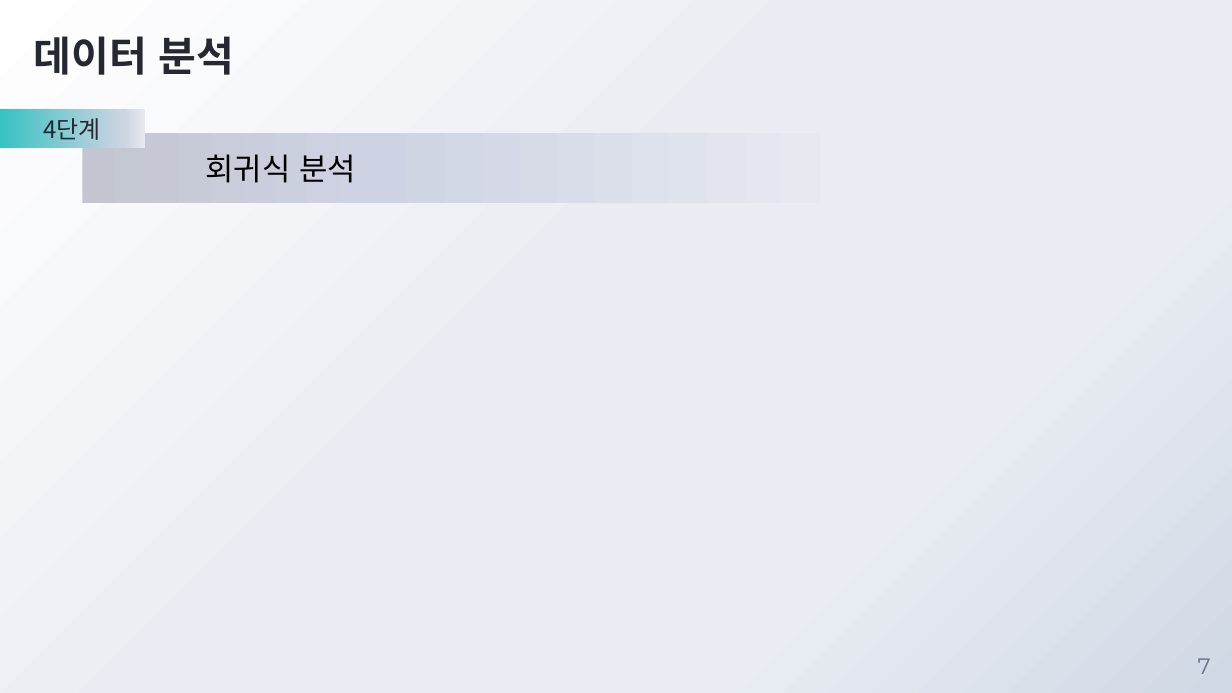
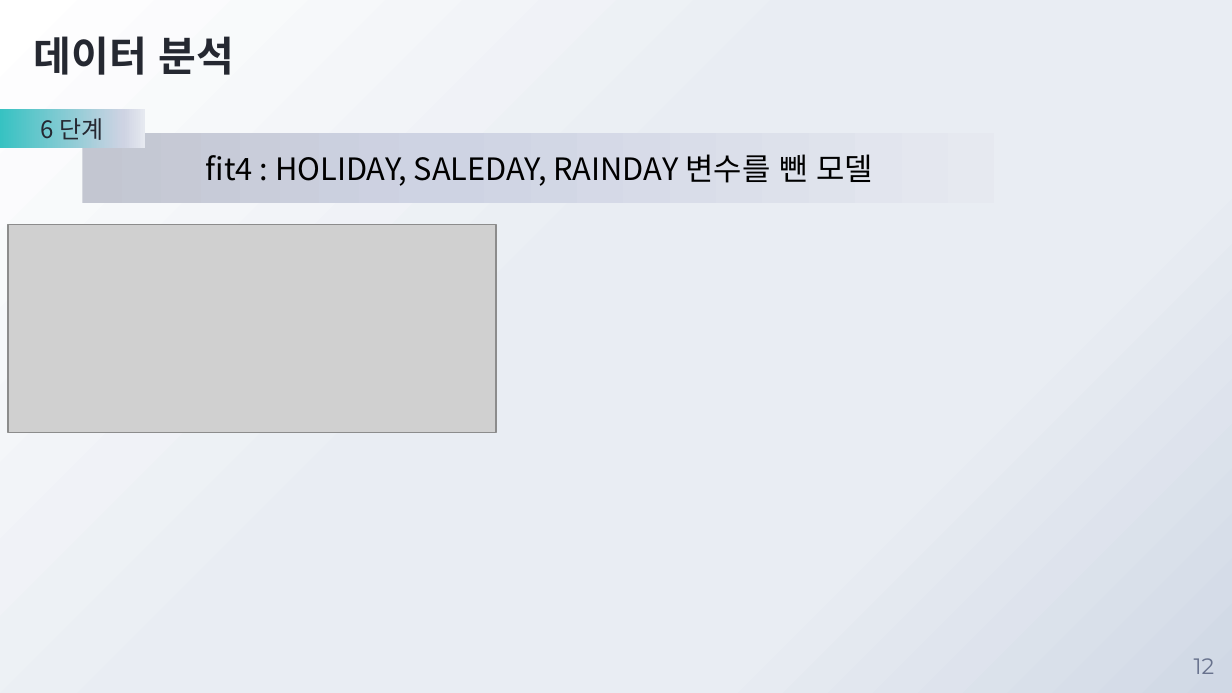
Before and after one commit to JadenChoi94/MachineLearning_Basic, a slide deck: slide 12 of 4조 비타민음료 발표.pptx (slide 7 before the commit). Drawn at 1232x693 pixels with LibreOffice and Linux fonts; fonts in the diff are those of the drawing; grey boxes stand for pictures; background and template pictures are left out. Boxes give left, top, right and bottom in pixels: in the first picture for what was removed or moved away, otherwise in the second. Text is boxed around its words. In the diff, an @@ line names an element or a change of style, - is before the commit and + after.

```diff
--- a/4조 비타민음료 발표.pptx
+++ b/4조 비타민음료 발표.pptx
@@ text in rectangle at <box>41,118,104,140</box>: text changed @@
-4단계
+6 단계
@@ rectangle "fit4 : HOLIDAY, SALEDAY, RAINDAY ...": place and size @@
-rectangle "fit4 : HOLIDAY, SALEDAY, RAINDAY ..." at <box>83,133,819,203</box>
+rectangle "fit4 : HOLIDAY, SALEDAY, RAINDAY ..." at <box>83,133,994,203</box>
@@ text in rectangle at <box>206,154,873,186</box>: text changed @@
-회귀식 분석
+fit4 : HOLIDAY, SALEDAY, RAINDAY 변수를 뺀 모델
@@ picture added at <box>9,224,496,432</box> @@
@@ page number at <box>1194,658,1215,674</box>: text changed @@
-7
+12
```
Also in this commit, not shown: 10 other slides changed, 8 slides added, 2 slides removed, 6 other files.
